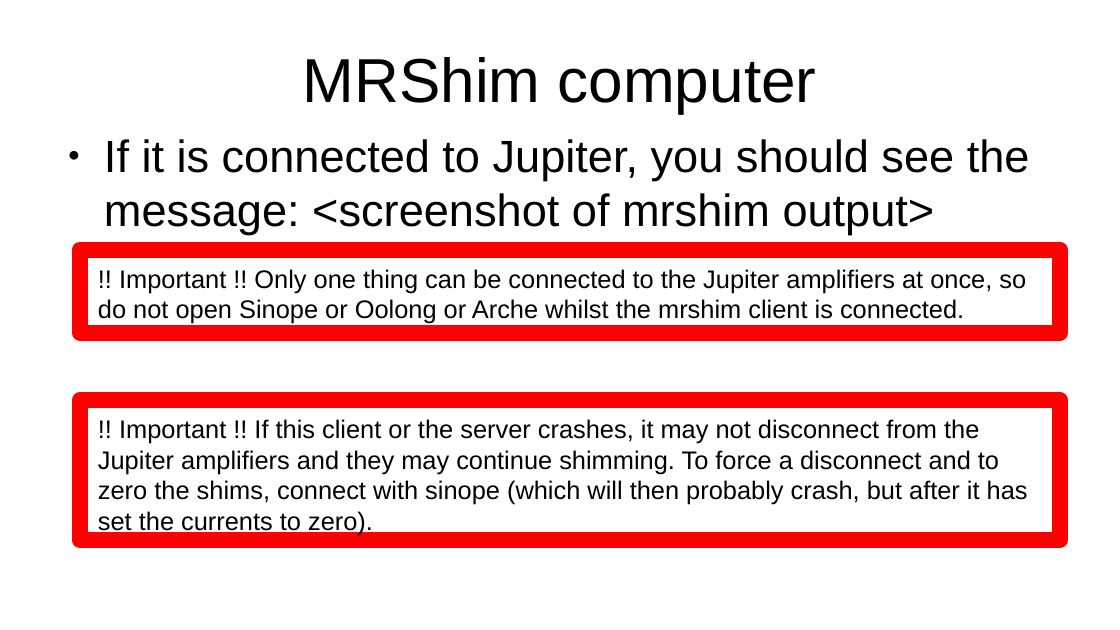
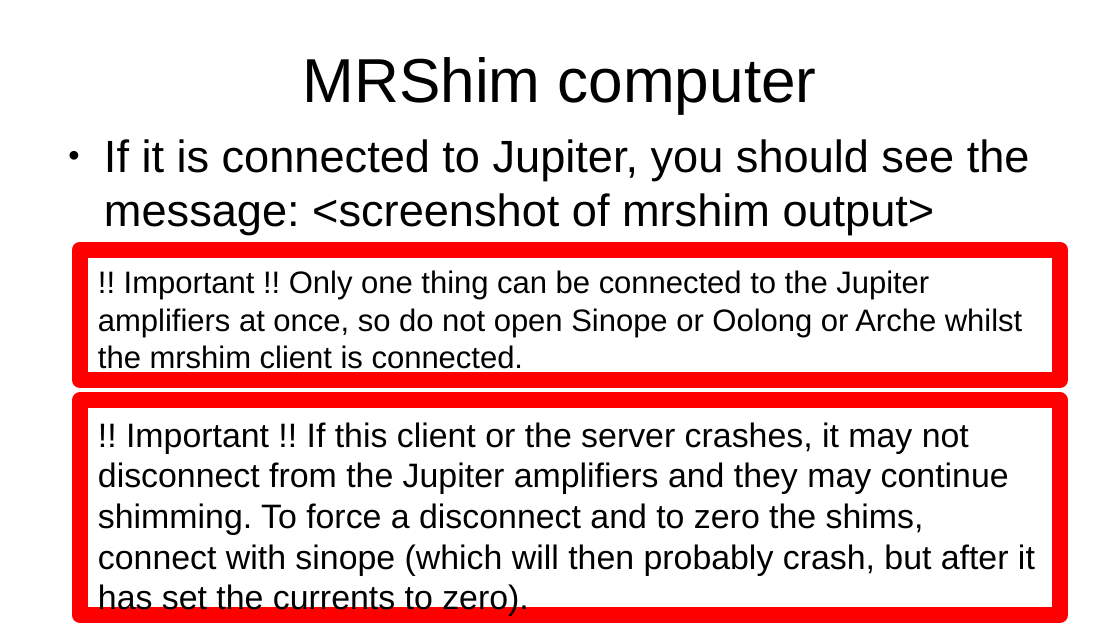
Before and after one commit to seventeenmagpie/skope-mrshim, a slide deck: slide 24 of shimmer/docs/user_guide_with_images.odp. Drawn at 1120x630 pixels with LibreOffice and Linux fonts; fonts in the diff are those of the drawing. Boxes give left, top, right and bottom in pixels: in the first picture for what was removed or moved away, otherwise in the second. Text is boxed around its words. In the diff, an @@ line names an element or a change of style, - is before the commit and + after.

Commit message:
Final version before back in September  - Ran code through style enforcer,  - Added network diagram and file structure screenshot to powerpoint,    made various other edits,  - Tested code on MRShim laptop, fixed bugs, also fixed python control    examples,

```diff
--- a/shimmer/docs/user_guide_with_images.odp
+++ b/shimmer/docs/user_guide_with_images.odp
@@ rectangle "!! Important !! Only one ...": place and size @@
-rectangle "!! Important !! Only one ..." at [80, 250, 1061, 333]
+rectangle "!! Important !! Only one ..." at [80, 250, 1061, 380]
@@ rectangle "!! Important !! Only one ..." at [80, 250, 1061, 380]: size 18 to 22 pt @@
@@ rectangle "!! Important !! If this ...": place and size @@
-rectangle "!! Important !! If this ..." at [80, 400, 1061, 541]
+rectangle "!! Important !! If this ..." at [80, 400, 1061, 615]
@@ rectangle "!! Important !! If this ..." at [80, 400, 1061, 615]: size 18 to 24 pt @@
```
Also in this commit, not shown: 11 other slides changed, 1 slide added, 1 slide removed, 8 other files.
